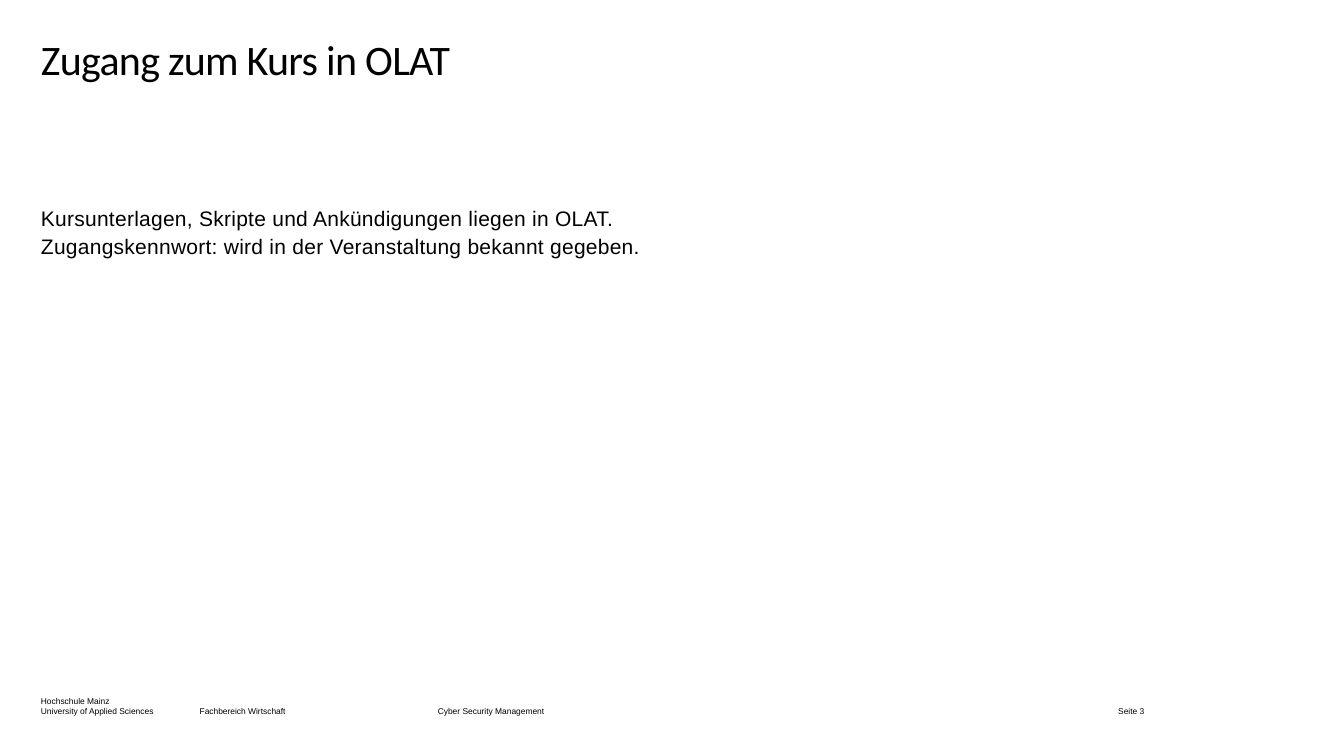
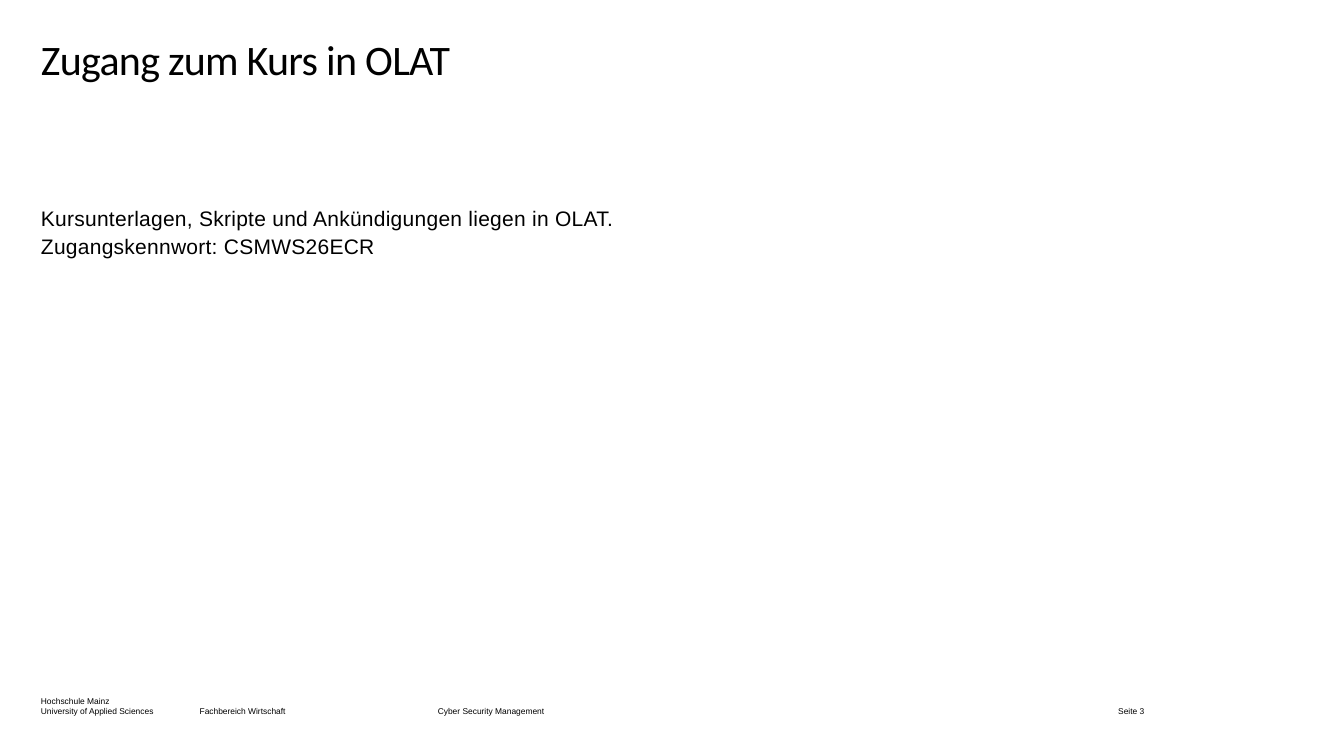
Before and after one commit to dlo-delphi/csm-cyber_resilienz-quarto, a slide deck: slide 3 of Präsentationen/Termin-01/_powerpoint/main.pptx. Drawn at 1344x756 pixels with LibreOffice and Linux fonts; fonts in the diff are those of the drawing; background and template pictures are left out. Boxes give left, top, right and bottom in pixels: in the first picture for what was removed or moved away, otherwise in the second. Text is boxed around its words. In the diff, an @@ line names an element or a change of style, - is before the commit and + after.

```diff
--- a/Präsentationen/Termin-01/_powerpoint/main.pptx
+++ b/Präsentationen/Termin-01/_powerpoint/main.pptx
@@ text at (41, 238, 374, 259): text changed @@
-Zugangskennwort: wird in der Veranstaltung bekannt gegeben.
+Zugangskennwort: CSMWS26ECR
```
Also in this commit, not shown: 1 other slide changed, 17 other files.
